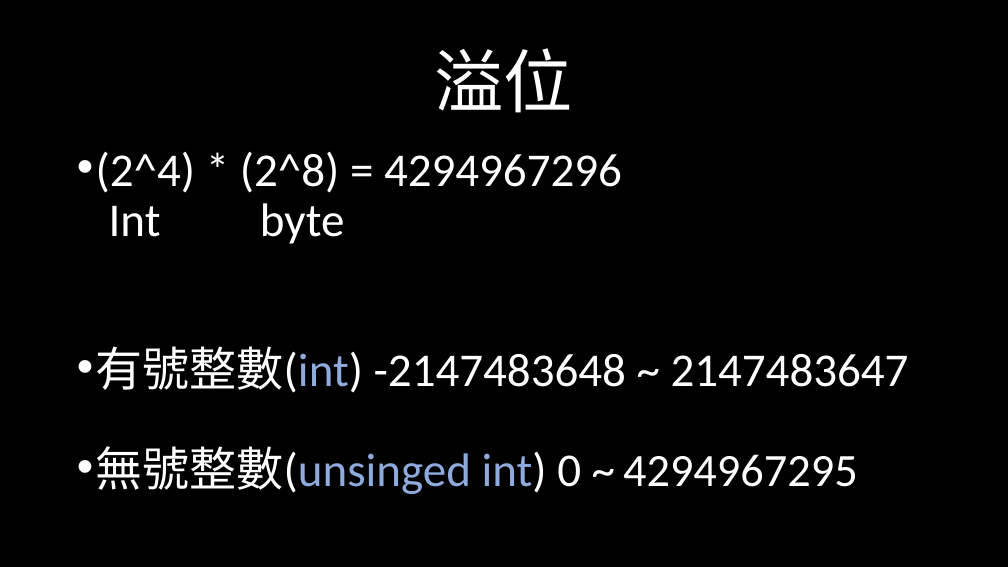
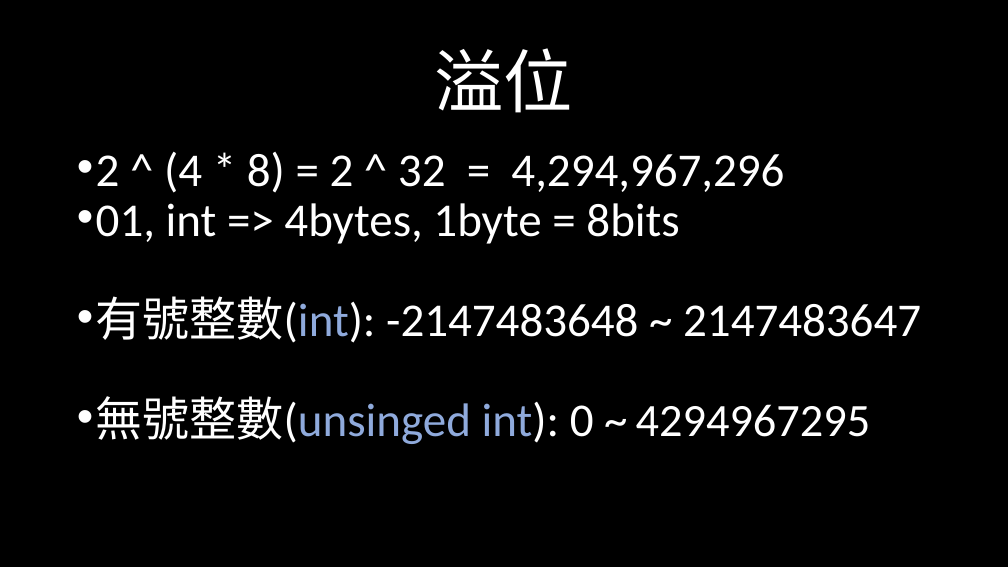
Before and after one commit to weermark/class, a slide deck: slide 5 of class_ppt/程一實習0303.pptx (slide 2 before the commit). Drawn at 1008x567 pixels with LibreOffice and Linux fonts; fonts in the diff are those of the drawing. Boxes give left, top, right and bottom in pixels: in the first picture for what was removed or moved away, otherwise in the second. Text is boxed around its words. In the diff, an @@ line names an element or a change of style, - is before the commit and + after.

```diff
--- a/class_ppt/程一實習0303.pptx
+++ b/class_ppt/程一實習0303.pptx
@@ text at (x1=96, y1=152, x2=921, y2=444): text changed @@
-• (2^4) * (2^8) = 4294967296
-Int byte
-• 有號整數(int) -2147483648 ~ 2147483647
-• 無號整數(unsinged int) 0 ~ 4294967295
+• 2 ^ (4 * 8) = 2 ^ 32 = 4,294,967,296
+• 01, int => 4bytes, 1byte = 8bits
+• 有號整數(int): -2147483648 ~ 2147483647
+• 無號整數(unsinged int): 0 ~ 4294967295
```
Also in this commit, not shown: 1 other slide changed, 7 slides added, 1 slide removed, 1 other file.
